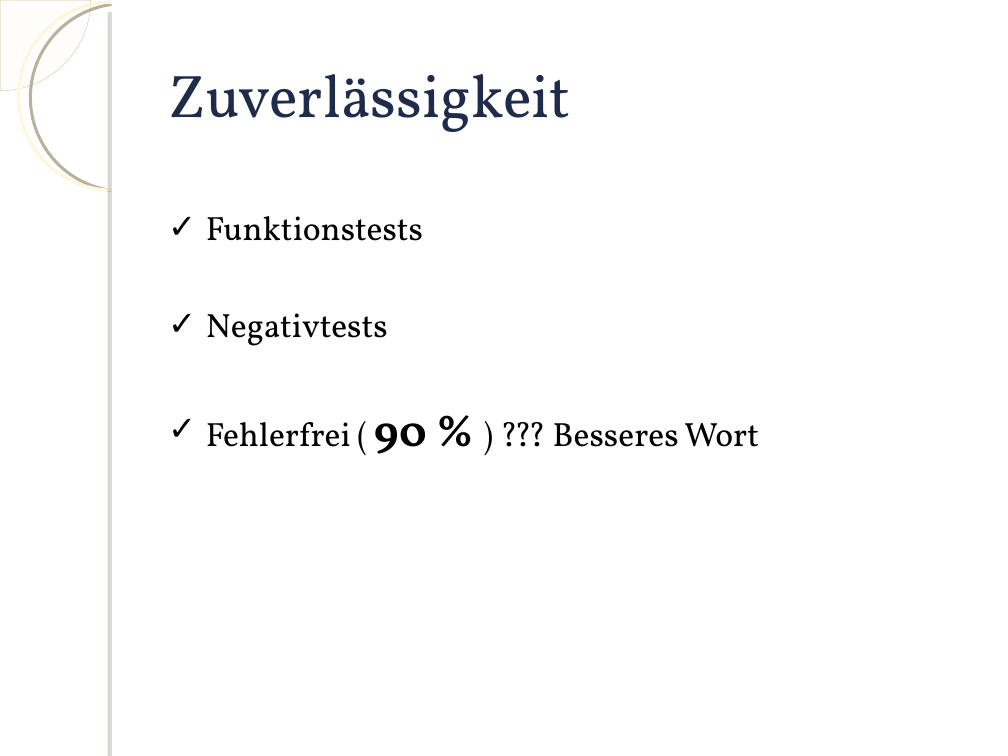
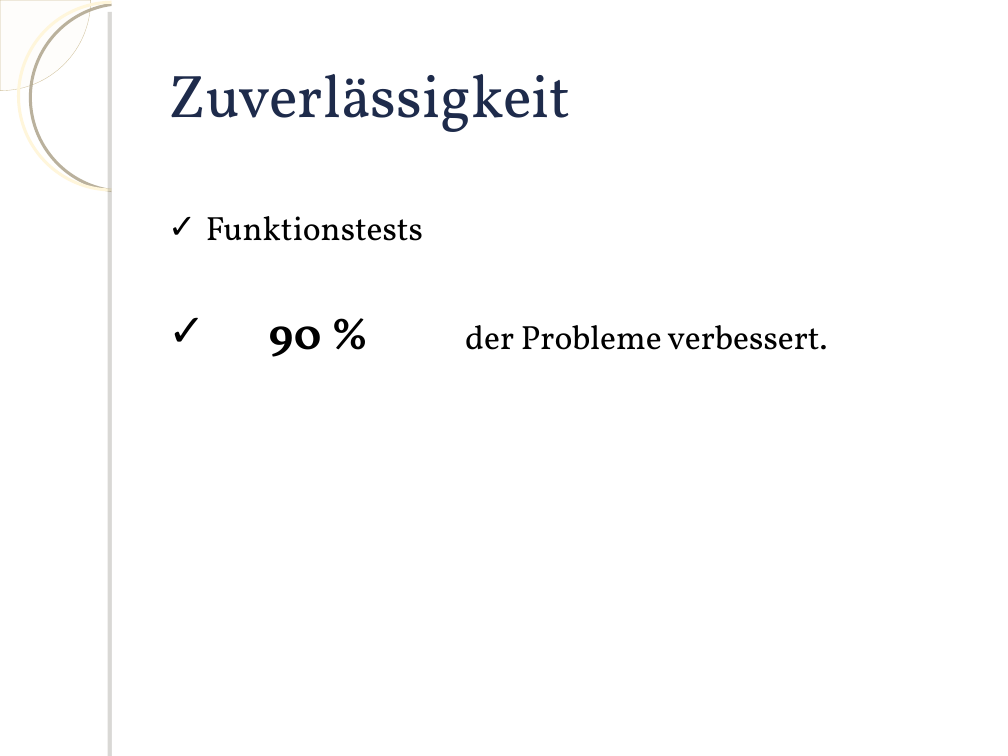
Before and after one commit to knot3/knot3-qualitaetssicherung, a slide deck: slide 3 of Praesentation/Praesentation.ppt. Drawn at 1008x756 pixels with LibreOffice and Linux fonts; fonts in the diff are those of the drawing; background and template pictures are left out. Boxes give left, top, right and bottom in pixels: in the first picture for what was removed or moved away, otherwise in the second. Text is boxed around its words. In the diff, an @@ line names an element or a change of style, - is before the commit and + after.

```diff
--- a/Praesentation/Praesentation.ppt
+++ b/Praesentation/Praesentation.ppt
@@ text at <box>269,325,827,357</box>: text changed @@
-✓ Negativtests
-✓ Fehlerfrei ( 90 % ) ??? Besseres Wort
+✓ 90 % der Probleme verbessert.
```
Also in this commit, not shown: 7 slides added, 1 slide removed.
